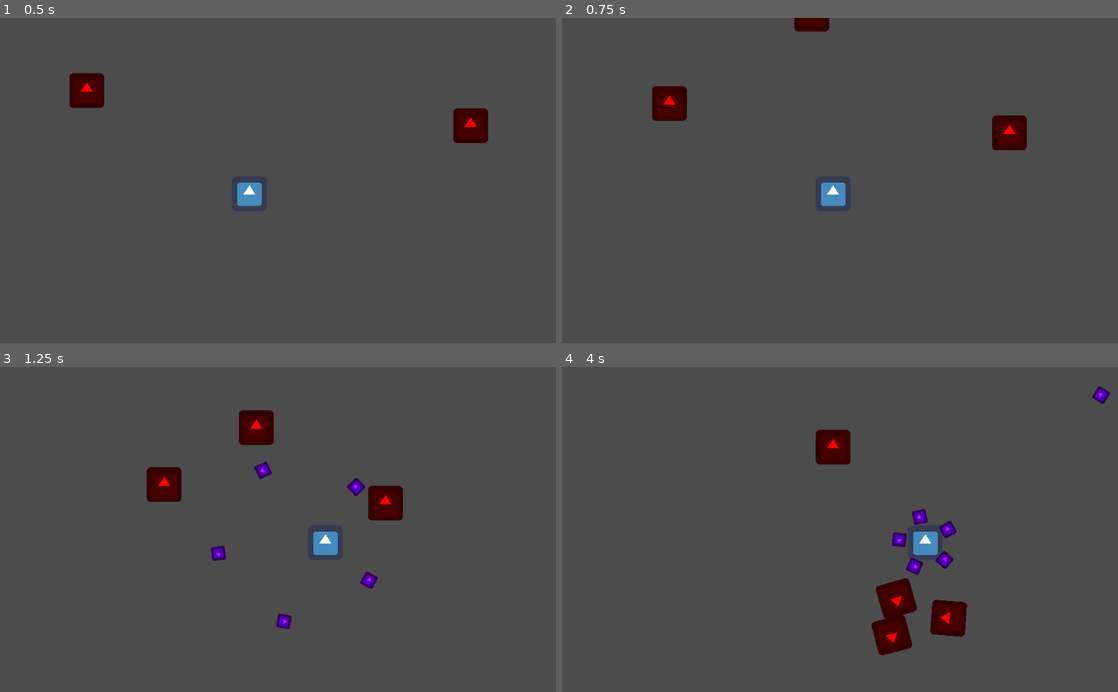
Above: before the commit, frames 1-4 (two rows, left to right).
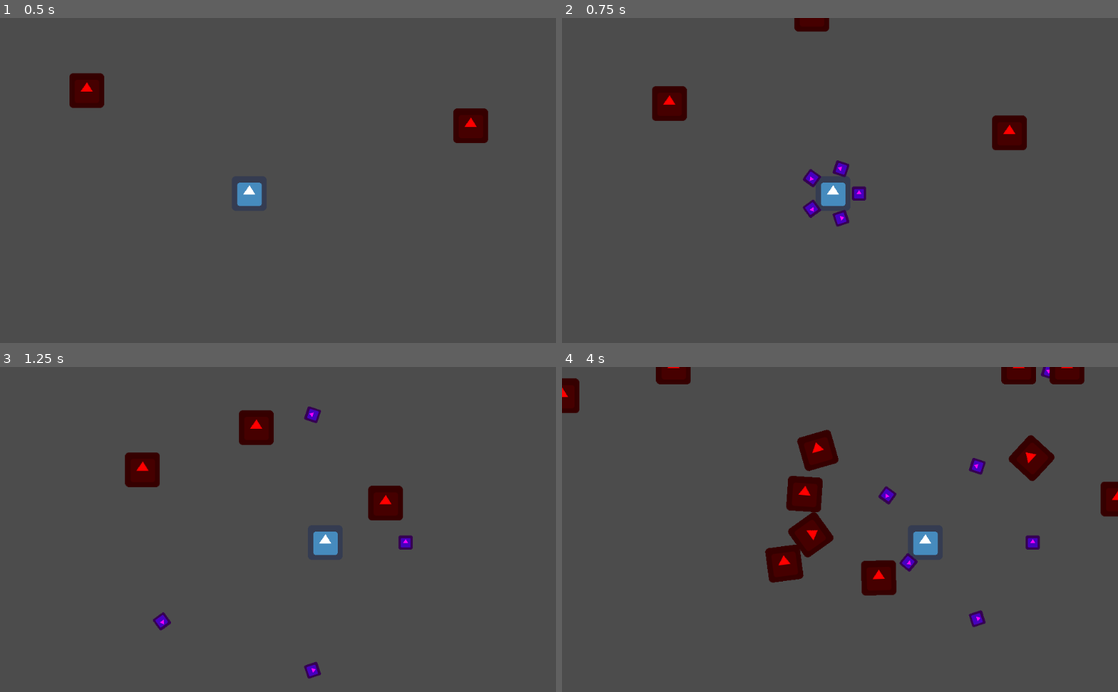
Above: after the commit, the same moments.

Repository: franxz/proto-top-down
Game: Godot game, scene res://scenes/test-map/TestMap.tscn
Two runs of this game, one before a commit and one after it. Both use one fixed random seed, a clock stepped at 60 frames per second and the inputs below. The engine's default icon, where the game draws it, is replaced by a stand-in: a white triangle on a blue panel in a dark square.
Inputs:
- Up to frame 1 (0.5 s): no input
- Up to frame 2 (0.75 s): hold Right (ui_right) from 0.53 s (still down)
- Up to frame 3 (1.25 s): keep holding Right (ui_right)
- Up to frame 4 (4 s): release Right (ui_right) at 1.28 s; hold Down (ui_down) 1.28-2.03 s; hold Right (ui_right) 2.03-2.78 s; hold Up (ui_up) 2.78-3.53 s; hold Left (ui_left) from 3.53 s (still down)

Frame 1 is identical in both runs. In frame 2, 0.5% of the frame differs, in the area x 43-55%, y 43-65%; in frame 3, 2.0%; in frame 4, 8.6%, in the area x 0-100%, y 0-89%.

Commit message:
Add AttackRange. Add TestMap to generate waves of enemies. Add WeaponWithRange. Make some tweaks and add some types.

Diff:
--- a/project.godot
+++ b/project.godot
@@ -7,6 +7,16 @@
 ;   param=value ; assign values to parameters
 
 config_version=4
+
+_global_script_classes=[ {
+"base": "KinematicBody2D",
+"class": "Player",
+"language": "GDScript",
+"path": "res://scenes/player/Player.gd"
+} ]
+_global_script_class_icons={
+"Player": ""
+}
 
 [application]
 
--- /dev/null
+++ b/scenes/attack-range/AttackRange.gd
@@ -0,0 +1,34 @@
+extends Area2D
+
+var enemies := []
+
+func _ready():
+	connect("body_entered", self, "_on_body_entered")
+	connect("body_exited", self, "_on_body_exited")
+
+
+func _on_body_entered(body: Node):
+	if body.is_in_group("enemies"):
+		enemies.append(body)
+
+
+func _on_body_exited(body: Node):
+	if body.is_in_group("enemies"):
+		enemies.erase(body)
+
+
+func get_closest_enemy() -> Node:
+	if enemies.size():
+		var closest_enemy = enemies[0]
+		if enemies.size() == 1:
+			return closest_enemy
+		var closest_distance = position.distance_squared_to(closest_enemy.position)
+		for i in range(1, enemies.size()):
+			var enemy = enemies[i]
+			var distance = position.distance_squared_to(enemy.position)
+			if distance < closest_distance:
+				closest_enemy = enemy
+				closest_distance = distance
+		return closest_enemy
+	else:
+		return null
--- /dev/null
+++ b/scenes/attack-range/AttackRange.tscn
@@ -0,0 +1,12 @@
+[gd_scene load_steps=3 format=2]
+
+[ext_resource path="res://scenes/attack-range/AttackRange.gd" type="Script" id=1]
+
+[sub_resource type="CircleShape2D" id=1]
+radius = 160.0
+
+[node name="AttackRange" type="Area2D"]
+script = ExtResource( 1 )
+
+[node name="CollisionShape2D" type="CollisionShape2D" parent="."]
+shape = SubResource( 1 )
--- a/scenes/enemy/Enemy.gd
+++ b/scenes/enemy/Enemy.gd
@@ -1,9 +1,14 @@
 extends RigidBody2D
 
-var max_force = 800
-var max_speed = 400
-var max_health = 3
-var current_health = max_health
+onready var sprite_node : Sprite = get_node("Sprite")
+
+var max_force := 800
+var max_speed := 400
+var max_health := 3
+var current_health := max_health
+
+func init(position_: Vector2) -> void:
+  position = position_
 
 
 func _ready():
@@ -21,8 +26,12 @@
   state.linear_velocity = state.linear_velocity.clamped(max_speed)
 
 
-func take_damage(impulse):
+func take_damage(impulse: Vector2) -> void:
   apply_central_impulse(impulse)
   current_health -= 1
   if current_health <= 0:
 	  queue_free()
+
+
+func debug_hightlight() -> void:
+  sprite_node.modulate = Color.yellow
--- a/scenes/player/Player.gd
+++ b/scenes/player/Player.gd
@@ -1,16 +1,18 @@
 extends KinematicBody2D
+class_name Player
 
 var weapon_scene = preload("res://scenes/weapon/Weapon.tscn")
+var weapon_with_range_scene = preload("res://scenes/weapon-with-range/WeaponWithRange.tscn")
 
 var speed = 200
 var equipped_weapons
 
 func _ready():
 	Global.player = self
-	Global.root_node = get_parent() # TODO: improve
 	equipped_weapons  = Node2D.new()
 	add_child(equipped_weapons)
 	add_weapon(weapon_scene.instance())
+	add_weapon(weapon_with_range_scene.instance())
 
 
 func _physics_process(delta):
--- a/scenes/shot/Shot.gd
+++ b/scenes/shot/Shot.gd
@@ -1,9 +1,9 @@
 extends Area2D
 
-var dir = Vector2()
-var speed = 400
-var lifetime = 5
-var dmg_impulse = 1000
+var dir := Vector2()
+var speed := 400
+var lifetime := 5
+var dmg_impulse := 1000
 
 func init(position_: Vector2, angle_rad: float) -> void:
   position = position_
@@ -13,8 +13,7 @@
 
 func _ready():
 	connect("body_entered", self, "_on_Area2D_body_entered")
-	yield(get_tree().create_timer(lifetime), "timeout")
-	queue_free()
+	Global.call_after_timeout(self, "_destroy", lifetime)
 
 
 func _physics_process(delta):
@@ -25,4 +24,8 @@
 func _on_Area2D_body_entered(body):
 	if body.is_in_group("enemies"):
 		body.take_damage(dir * dmg_impulse)
-		queue_free()
+		_destroy()
+
+
+func _destroy() -> void:
+	queue_free()
--- /dev/null
+++ b/scenes/test-map/TestMap.gd
@@ -0,0 +1,35 @@
+extends Node2D
+
+var enemy_scene := preload("res://scenes/enemy/Enemy.tscn")
+
+var wave_interval := 2
+var wave_enemies := 5
+
+func _ready():
+	Global.root_node = self
+
+	var timer := Timer.new()
+	timer.wait_time = wave_interval
+	timer.connect("timeout", self, "_on_timer_timeout")
+	add_child(timer)
+	timer.start()
+
+
+func _on_timer_timeout():
+	for _i in range(wave_enemies):
+		add_child(_gen_enemy_at_view_border())
+
+
+func _gen_enemy_at_view_border() -> Node:
+	var pos := get_viewport().get_visible_rect().size
+	var horizontal := round(randf())
+	if (horizontal):
+		pos.x *= round(randf())
+		pos.y *= randf()
+	else:
+		pos.x *= randf()
+		pos.y *= round(randf())
+
+	var enemy := enemy_scene.instance()
+	enemy.init(pos)
+	return enemy
--- a/scenes/test-map/TestMap.tscn
+++ b/scenes/test-map/TestMap.tscn
@@ -1,9 +1,11 @@
-[gd_scene load_steps=3 format=2]
+[gd_scene load_steps=4 format=2]
 
 [ext_resource path="res://scenes/player/Player.tscn" type="PackedScene" id=1]
 [ext_resource path="res://scenes/enemy/Enemy.tscn" type="PackedScene" id=2]
+[ext_resource path="res://scenes/test-map/TestMap.gd" type="Script" id=3]
 
 [node name="TestMap" type="Node2D"]
+script = ExtResource( 3 )
 
 [node name="Player" parent="." instance=ExtResource( 1 )]
 position = Vector2( 459, 324 )
--- /dev/null
+++ b/scenes/weapon-with-range/WeaponWithRange.gd
@@ -0,0 +1,45 @@
+extends Node2D
+
+var shot_scene := preload("res://scenes/shot/Shot.tscn")
+
+onready var attack_range := get_node("AttackRange")
+
+var cooldown := 1 # Time between shot spreads in seconds
+var shot_interval := 0.04 # Time between shots in seconds
+var shot_spread := PI / 7 # Spread of the shots in radians
+var shot_count := 5 # Number of shots in the spray
+var dist_from_center := 48
+
+func _ready():
+	var timer := Timer.new()
+	timer.wait_time = cooldown
+	timer.connect("timeout", self, "_on_timer_timeout")
+	add_child(timer)
+	timer.start()
+
+
+func _on_timer_timeout():
+	var closest_enemy : Node = attack_range.get_closest_enemy()
+	if closest_enemy:
+		var dir : Vector2 = (closest_enemy.position - global_position).normalized()
+		var start_angle := dir.angle() - shot_spread / 2
+		var angle_step := shot_spread / (shot_count - 1)
+		for i in range(shot_count):
+			var angle := start_angle + angle_step * i
+			_create_shot_from_angle(angle) # you can also use _create_shot and use the same origin for all the shots
+			# Add a slight delay before creating the next shot (MG effect)
+			if i < shot_count - 1:
+				yield(get_tree().create_timer(shot_interval), "timeout")
+
+
+# TODO: extract this to a common component 👇
+func _create_shot_from_angle(angle: float) -> void:
+	var dir : Vector2 = Global.Vector2_from_angle(angle)
+	_create_shot(global_position + dir * dist_from_center, angle)
+
+
+func _create_shot(position: Vector2, angle: float) -> void:
+	var shot := shot_scene.instance()
+	shot.init(position, angle)
+	Global.root_node.add_child(shot)
+# TODO: extract this to a common component 👆
--- /dev/null
+++ b/scenes/weapon-with-range/WeaponWithRange.tscn
@@ -0,0 +1,9 @@
+[gd_scene load_steps=3 format=2]
+
+[ext_resource path="res://scenes/attack-range/AttackRange.tscn" type="PackedScene" id=1]
+[ext_resource path="res://scenes/weapon-with-range/WeaponWithRange.gd" type="Script" id=2]
+
+[node name="WeaponWithRange" type="Node2D"]
+script = ExtResource( 2 )
+
+[node name="AttackRange" parent="." instance=ExtResource( 1 )]
--- a/scenes/weapon/Weapon.gd
+++ b/scenes/weapon/Weapon.gd
@@ -1,14 +1,14 @@
 extends Node2D
 
-var shot_scene = preload("res://scenes/shot/Shot.tscn")
+var shot_scene := preload("res://scenes/shot/Shot.tscn")
 
-var shot_interval = 1
-var shot_count = 5
-var dist_from_center = 48
-var start_angle = 0
+var shot_interval := 0.75
+var shot_count := 5
+var dist_from_center := 48
+var start_angle := 0
 
 func _ready():
-	var timer = Timer.new()
+	var timer := Timer.new()
 	timer.wait_time = shot_interval
 	timer.connect("timeout", self, "_on_timer_timeout")
 	add_child(timer)
@@ -18,14 +18,18 @@
 func _process(delta):
 	start_angle += 0.5 * delta
 
+
 func _on_timer_timeout():
-		var angle_diff = 2 * PI / shot_count
-		for i in range(shot_count):
-			var shot = create_shot(start_angle + angle_diff * i)
+	var angle_diff := 2 * PI / shot_count
+	for i in range(shot_count):
+		_create_shot_from_angle(start_angle + angle_diff * i)
 
 
-func create_shot(angle):
-	var dir = Global.Vector2_from_angle(angle)
-	var shot = shot_scene.instance()
-	shot.init(global_position + dir * dist_from_center, angle)
-	Global.root_node.add_child(shot)
+func _create_shot_from_angle(angle: float) -> void:
+	var dir : Vector2 = Global.Vector2_from_angle(angle)
+	_create_shot(global_position + dir * dist_from_center, angle)
+
+func _create_shot(position: Vector2, angle: float) -> void:
+		var shot := shot_scene.instance()
+		shot.init(position, angle)
+		Global.root_node.add_child(shot)
--- a/scripts/singletons/Global.gd
+++ b/scripts/singletons/Global.gd
@@ -1,7 +1,12 @@
 extends Node
 
-var player
-var root_node
+var player: Player
+var root_node: Node2D
 
+# angle_rad: angle in radians from the right
 func Vector2_from_angle(angle_rad: float) -> Vector2:
 	return Vector2(cos(angle_rad), sin(angle_rad))
+
+func call_after_timeout(target: Object, method: String, wait_time: float, binds := []) -> void:
+	var timer = get_tree().create_timer(wait_time)
+	timer.connect("timeout", target, method, binds)
